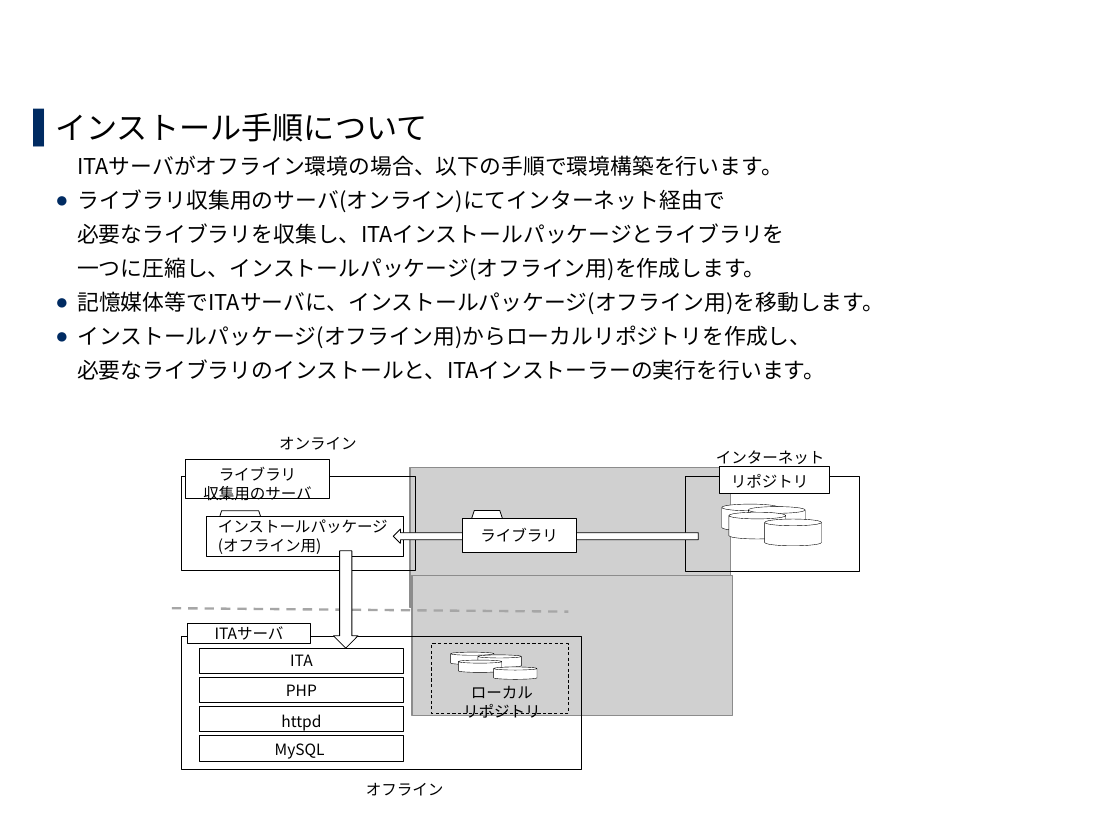
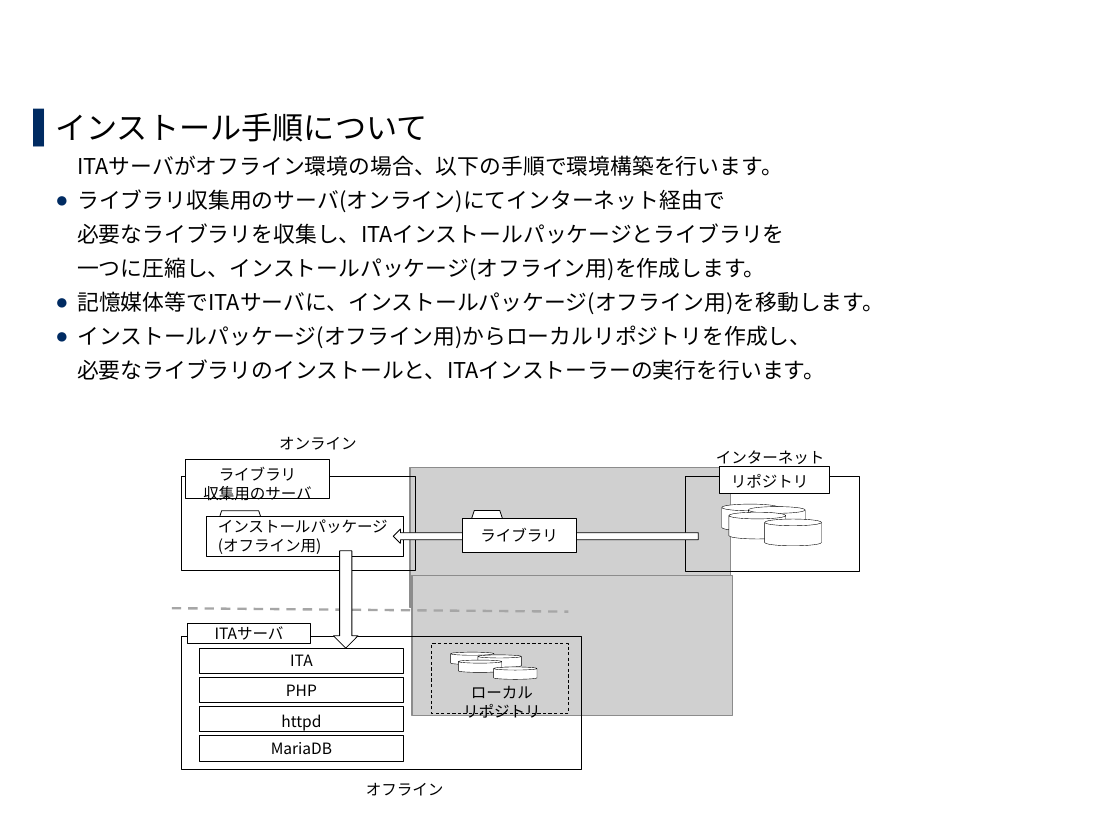
Before and after one commit to exastro-suite/it-automation-docs, a slide deck: slide 10 of asset/Learn_ja/ITA-offline-install_ja.pptx. Drawn at 1120x840 pixels with LibreOffice and Linux fonts; fonts in the diff are those of the drawing; grey boxes stand for pictures; background and template pictures are left out. Boxes give left, top, right and bottom in pixels: in the first picture for what was removed or moved away, otherwise in the second. Text is boxed around its words. In the diff, an @@ line names an element or a change of style, - is before the commit and + after.

```diff
--- a/asset/Learn_ja/ITA-offline-install_ja.pptx
+++ b/asset/Learn_ja/ITA-offline-install_ja.pptx
@@ text in rectangle at (x1=271, y1=742, x2=332, y2=754): text changed @@
-MySQL
+MariaDB
```
Also in this commit, not shown: 7 other slides changed.
